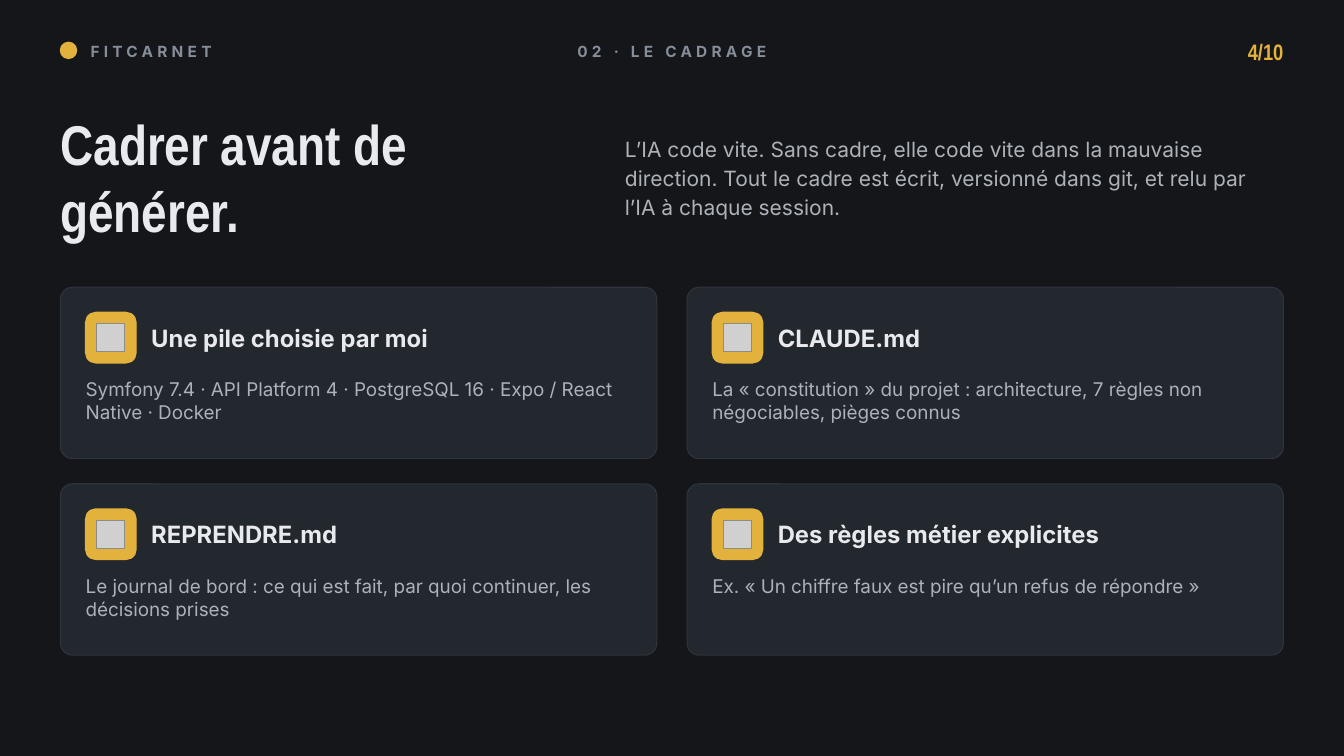
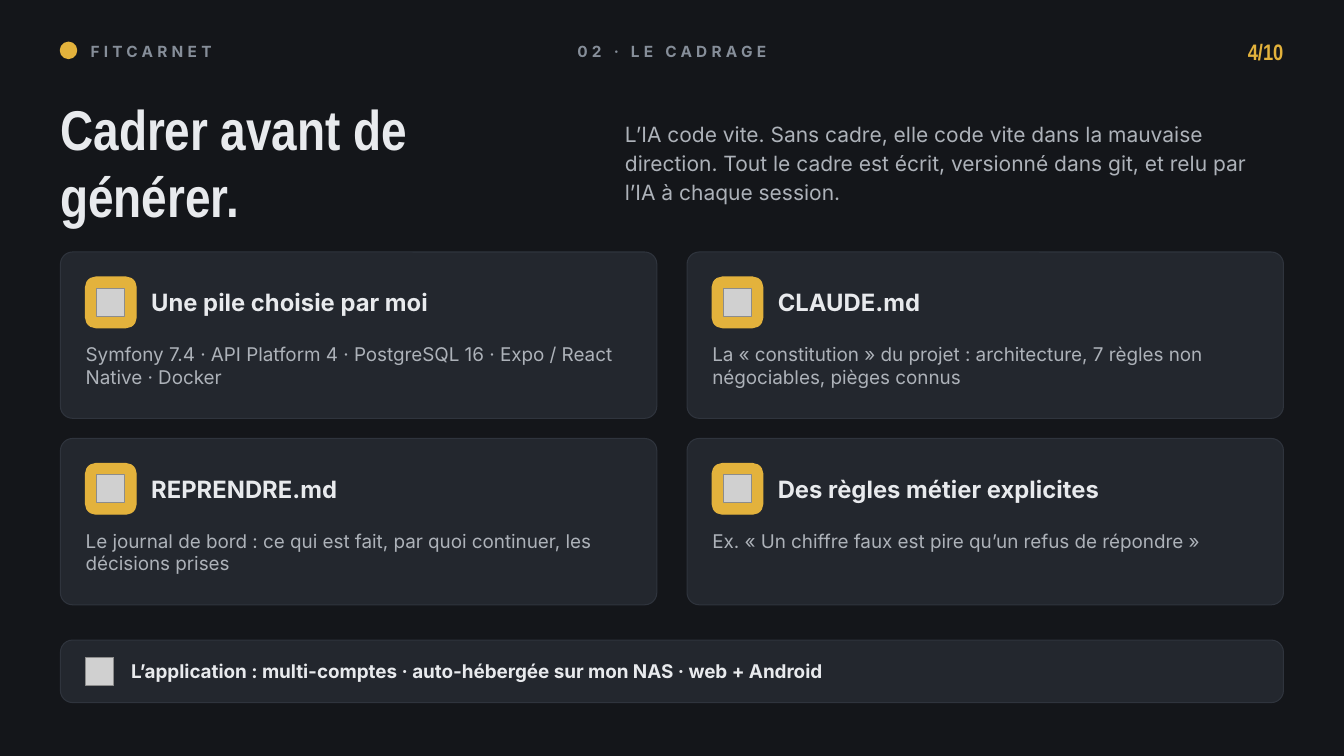
Before and after one commit to mickaelpol/fitcarnet, a slide deck: slide 4 of presentation/fitcarnet-construire-avec-ia.pptx. Drawn at 1344x756 pixels with LibreOffice and Linux fonts; fonts in the diff are those of the drawing; grey boxes stand for pictures. Boxes give left, top, right and bottom in pixels: in the first picture for what was removed or moved away, otherwise in the second. Text is boxed around its words. In the diff, an @@ line names an element or a change of style, - is before the commit and + after.

```diff
--- a/presentation/fitcarnet-construire-avec-ia.pptx
+++ b/presentation/fitcarnet-construire-avec-ia.pptx
@@ text "Cadrer avant de générer." moved from (x1=60, y1=124, x2=407, y2=242) to (x1=60, y1=109, x2=407, y2=227) @@
@@ text "L’IA code vite. Sans cadre, ..." moved from (x1=625, y1=141, x2=1246, y2=220) to (x1=625, y1=126, x2=1246, y2=205) @@
@@ rounded rectangle resized from (x1=60, y1=287, x2=657, y2=459) to (x1=60, y1=252, x2=657, y2=418) @@
@@ rounded rectangle resized from (x1=688, y1=287, x2=1285, y2=459) to (x1=688, y1=252, x2=1285, y2=418) @@
@@ 2 pictures, 2 texts, 2 rounded rectangles moved together from (x1=86, y1=313, x2=920, y2=363) to (x1=86, y1=277, x2=920, y2=328) @@
@@ text "Symfony 7.4 · API Platform ..." moved from (x1=86, y1=381, x2=612, y2=419) to (x1=86, y1=346, x2=612, y2=384) @@
@@ text "La « constitution » du ..." moved from (x1=712, y1=381, x2=1203, y2=423) to (x1=712, y1=346, x2=1203, y2=388) @@
@@ rounded rectangle resized from (x1=60, y1=484, x2=657, y2=655) to (x1=60, y1=439, x2=657, y2=605) @@
@@ proportions changed in 4 elements at (x1=60, y1=252, x2=657, y2=418), (x1=688, y1=252, x2=1285, y2=418), (x1=60, y1=439, x2=657, y2=605), (x1=688, y1=439, x2=1285, y2=605) @@
@@ rounded rectangle resized from (x1=688, y1=484, x2=1285, y2=655) to (x1=688, y1=439, x2=1285, y2=605) @@
@@ 2 pictures, 2 texts, 2 rounded rectangles moved together from (x1=86, y1=509, x2=1099, y2=560) to (x1=86, y1=464, x2=1099, y2=514) @@
@@ text "Le journal de bord : ..." moved from (x1=86, y1=578, x2=591, y2=620) to (x1=86, y1=533, x2=591, y2=574) @@
@@ text "Ex. « Un chiffre faux ..." moved from (x1=712, y1=578, x2=1183, y2=597) to (x1=712, y1=533, x2=1183, y2=552) @@
@@ rounded rectangle added at (x1=60, y1=640, x2=1284, y2=703), fill #23272E, outline #2F343D 0.75 pt @@
@@ picture added at (x1=86, y1=657, x2=114, y2=686) @@
@@ text added at (x1=131, y1=663, x2=822, y2=682), 13.5 pt, text #E8EAED, bold @@
+L’application : multi-comptes · auto-hébergée sur mon NAS · web + Android
```
Also in this commit, not shown: 1 other slide changed, 40 other files.
